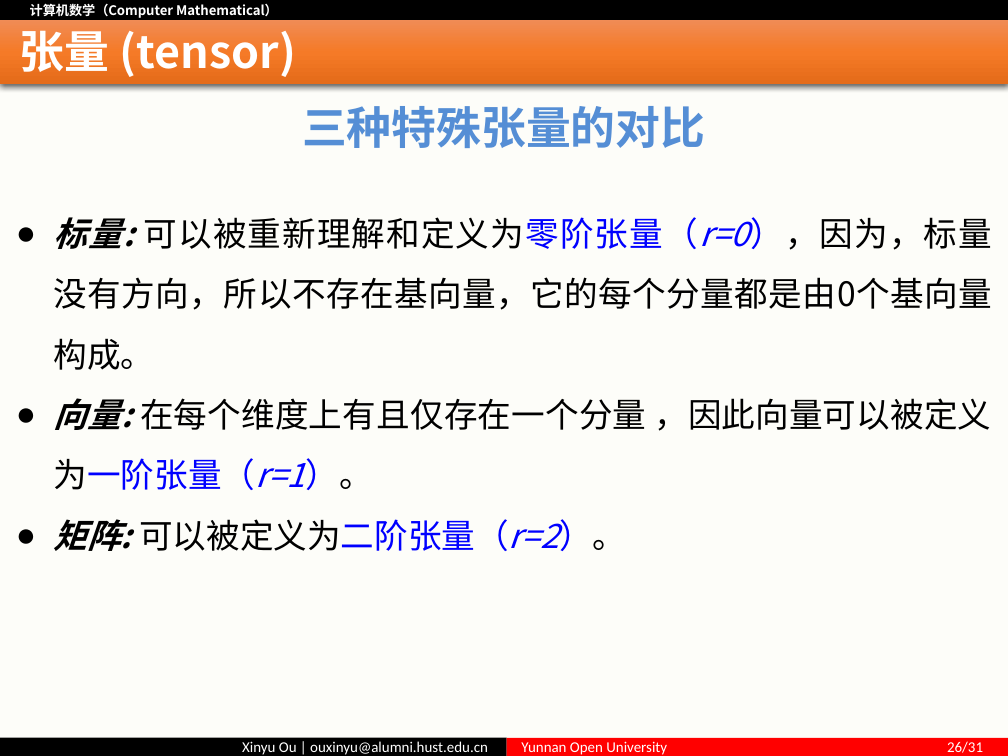
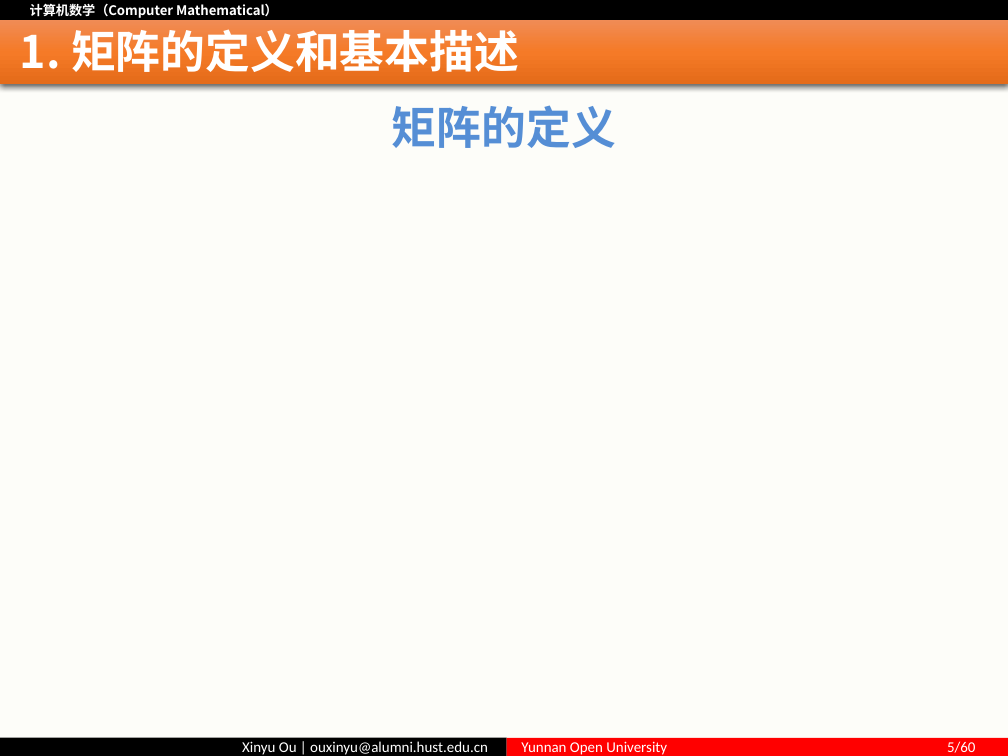
Before and after one commit to ouxinyu/Teaching, a slide deck: slide 5 of ComputerMath/PPT/第04讲 矩阵.pptx (slide 26 before the commit). Drawn at 1008x756 pixels with LibreOffice and Linux fonts; fonts in the diff are those of the drawing; grey boxes stand for pictures. Boxes give left, top, right and bottom in pixels: in the first picture for what was removed or moved away, otherwise in the second. Text is boxed around its words. In the diff, an @@ line names an element or a change of style, - is before the commit and + after.

Commit message:
new chapter
计算机数学新增矩阵章节，修订其他细节的错误，更新数学和机器学习的课程首页

```diff
--- a/ComputerMath/PPT/第04讲 矩阵.pptx
+++ b/ComputerMath/PPT/第04讲 矩阵.pptx
@@ title at <box>20,29,519,80</box>: text changed @@
-张量 (tensor)
+1. 矩阵的定义和基本描述
@@ text at <box>392,105,616,148</box>: text changed @@
-三种特殊张量的对比
+矩阵的定义
@@ text removed at <box>54,217,992,551</box> @@
-● 标量: 可以被重新理解和定义为零阶张量（r=0），因为，标量没有方向，所以不存在基向量，它的每个分量都是由0个基向量构成。
-● 向量: 在每个维度上有且仅存在一个分量 ，因此向量可以被定义为一阶张量（r=1）。
-● 矩阵: 可以被定义为二阶张量（r=2）。
@@ text in rectangle at <box>521,741,975,755</box>: text changed @@
-Yunnan Open University 26/31
+Yunnan Open University 5/60
```
Also in this commit, not shown: 4 other slides changed, 53 slides added, 33 slides removed, 34 other files.
